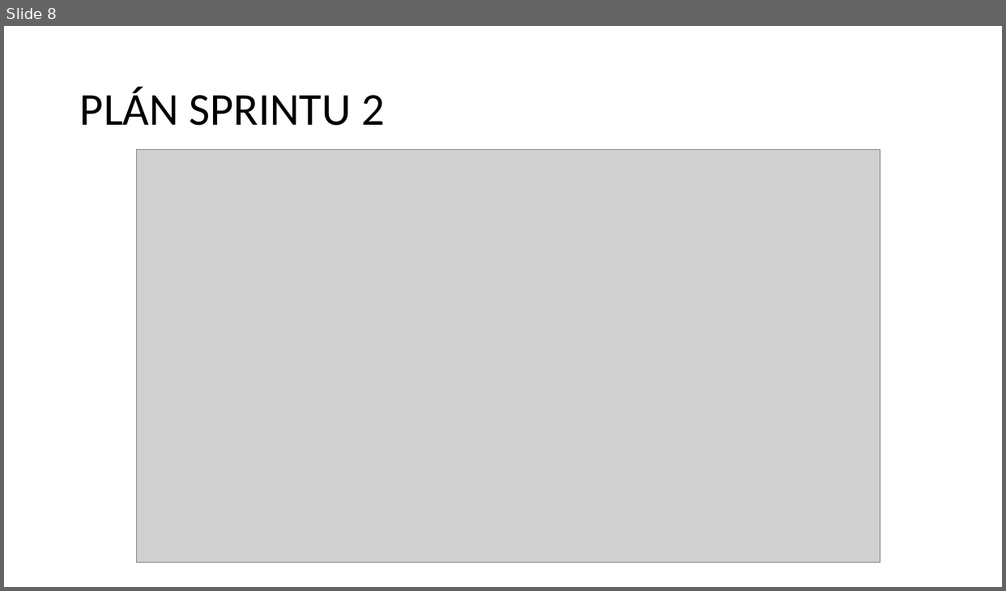
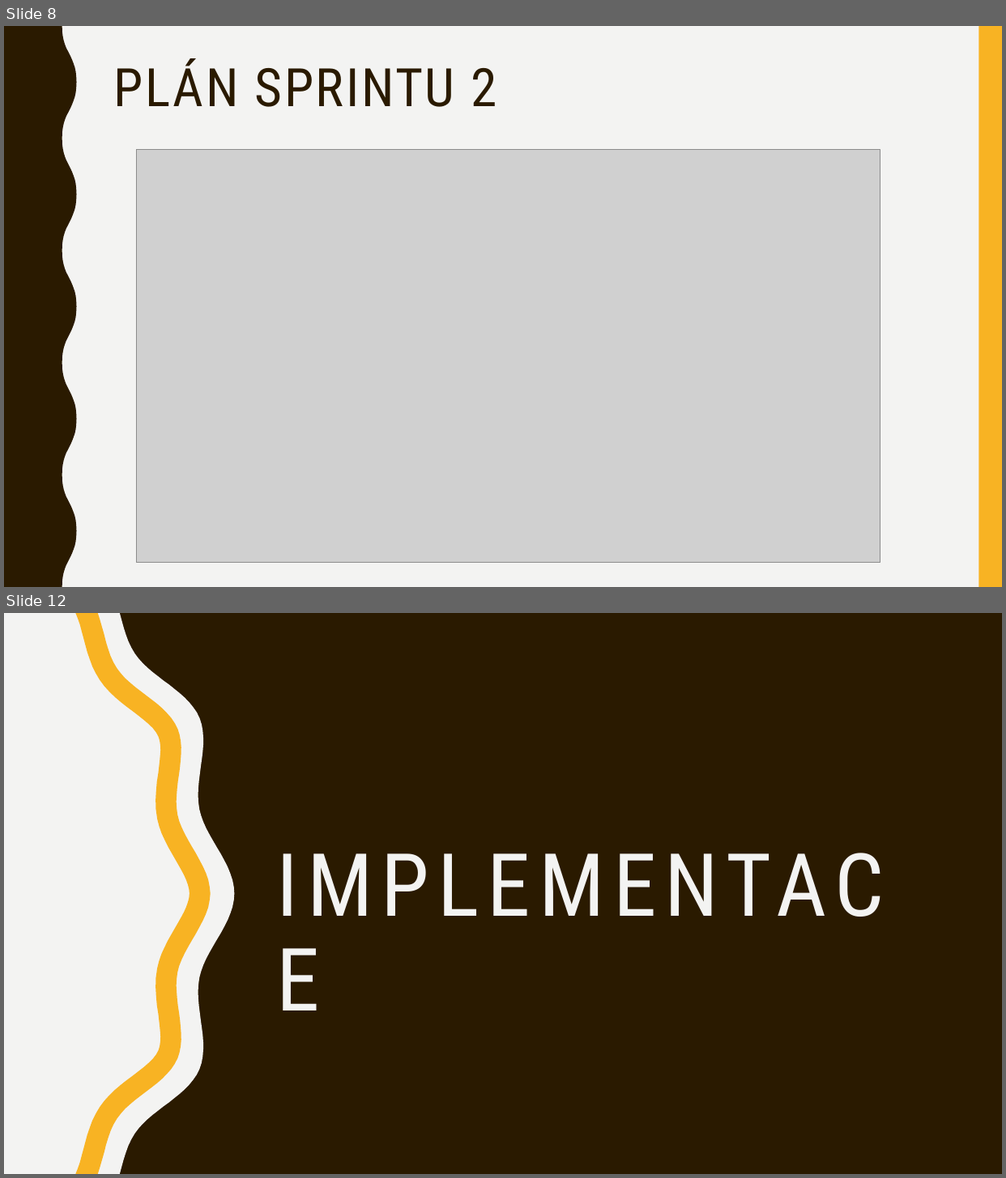
Before and after one commit to hruska07/Apollo13, a slide deck: docs/Apollo 13 - Logos Polytechnikos.pptx. Shown one above the other, each under a label of ours: slide 8 before the commit, slides 8 and 12 after it; the slides between them are not shown. The pictures are 1006x591 and 1006x1178 pixels, drawn with LibreOffice and Linux fonts; fonts in the diff are those of the drawing; grey boxes stand for pictures. Boxes give left, top, right and bottom in pixels: in the first picture for what was removed or moved away, otherwise in the second. Text is boxed around its words. In the diff, an @@ line names an element or a change of style, - is before the commit and + after.

```diff
--- a/docs/Apollo 13 - Logos Polytechnikos.pptx
+++ b/docs/Apollo 13 - Logos Polytechnikos.pptx
@@ slide 12 added at [4,613,1002,1174], background #2A1A00 @@
@@ freeform shape added at [4,613,235,1174], fill #F3F3F2 @@
@@ freeform shape added at [76,613,211,1174], fill #F8B323 @@
@@ title added at [270,700,940,1033], 84 pt, text #F3F3F2 @@
+IMPLEMENTACE
@@ slide 8 changed as well @@
@@ background #FFFFFF to #F3F3F2 @@
@@ freeform shape added at [4,26,77,587], fill #2A1A00 @@
@@ rectangle added at [978,26,1002,587], fill #F8B323 @@
@@ title "PLÁN SPRINTU 2": place and size @@
-title "PLÁN SPRINTU 2" at [80,87,385,126]
+title "PLÁN SPRINTU 2" at [114,58,497,107]
@@ title "PLÁN SPRINTU 2" at [114,58,497,107]: size 44 to 51 pt, font Calibri to Roboto Condensed, text colour #000000 to #2A1A00, letter spacing 0 to 2 pt; vertical alignment middle to top @@
```
Also in this commit, not shown: 8 other slides changed, 3 other slides added.
